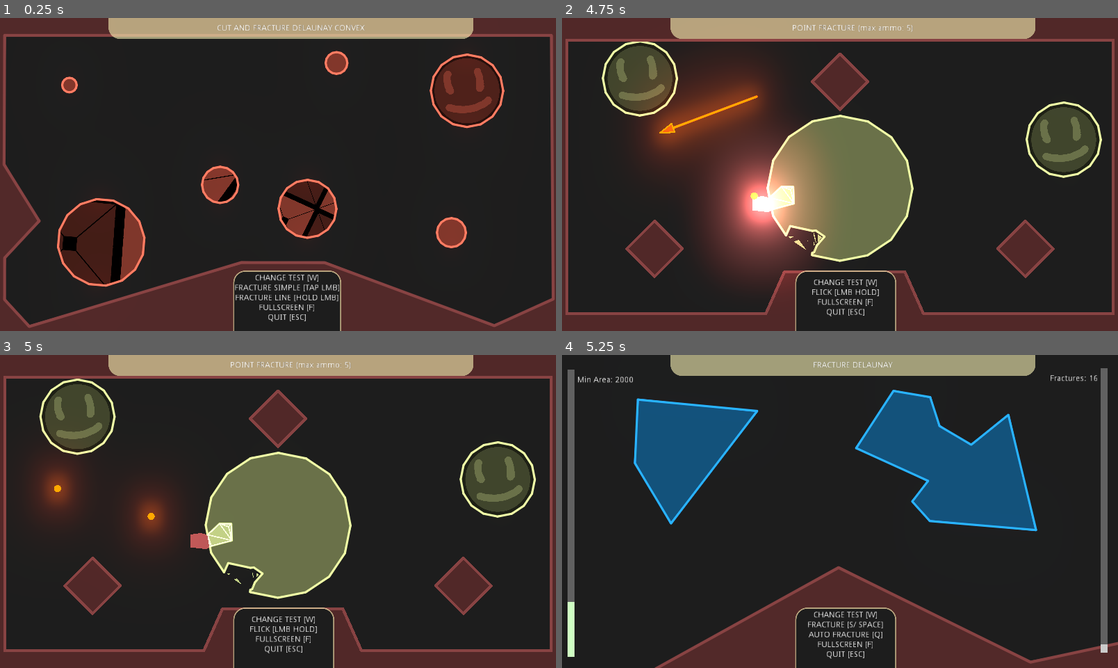
Above: before the commit, frames 1-4 (two rows, left to right).
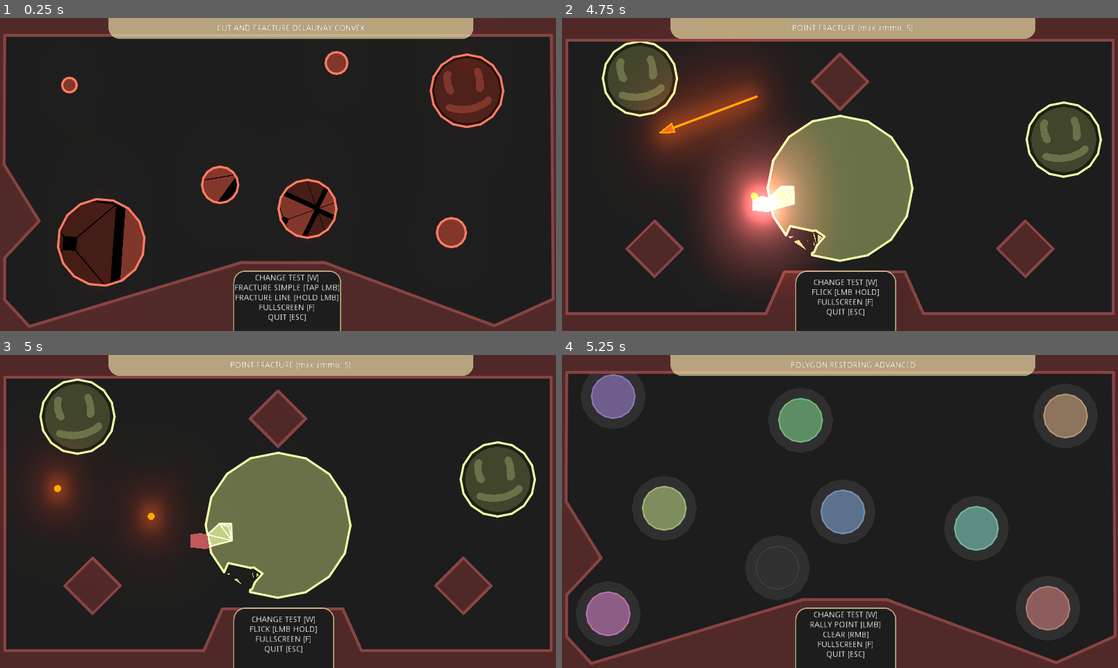
Above: after the commit, the same moments.

Repository: SoloByte/godot-polygon2d-fracture
Game: Godot game, scene res://demo/src/Main.tscn
Same seed, same stepped clock (60 frames per second), same inputs: the game is played once before the commit and once after it.
Inputs (mouse positions are in pixels of both pictures, inside the frame that each line leads up to):
- Up to frame 1 (0.25 s): no input
- Up to frame 2 (4.75 s): move the mouse to (962, 158) at 0.52 s; hold S (fracture) 0.53-1.25 s; click (962, 158) at 0.67 s; drag from (728, 190) to (812, 237) at 1.27 s; move the mouse to (895, 105) at 2.02 s; hold W (change-test) 2.03-2.75 s; click (895, 105) at 2.17 s; tap S (fracture) at 2.3 s; drag from (812, 237) to (673, 127) at 2.77 s; move the mouse to (1006, 221) at 3.52 s; hold S (fracture) 3.53-4.25 s; click (1006, 221) at 3.67 s; drag from (673, 127) to (756, 96) at 4.27 s
- Up to frame 3 (5 s): no input
- Up to frame 4 (5.25 s): move the mouse to (867, 511) at 5.02 s; hold W (change-test) from 5.03 s (still down); click (867, 511) at 5.17 s

Frames 1-3 are identical in both runs. In frame 4, 32% of the frame differs, in the area x 0-100%, y 0-100%.

Commit message:
fixed blob collision system. now works correctly.

Diff:
--- a/demo/src/BlobFracture.gd
+++ b/demo/src/BlobFracture.gd
@@ -1,4 +1,34 @@
 extends Node2D
+
+
+
+
+# MIT License
+# -----------------------------------------------------------------------
+#                       This file is part of:
+#                     GODOT Polygon 2D Fracture
+#           https://github.com/SoloByte/godot-polygon2d-fracture
+# -----------------------------------------------------------------------
+# Copyright (c) 2021 David Grueneis
+#
+# Permission is hereby granted, free of charge, to any person obtaining a copy
+# of this software and associated documentation files (the "Software"), to deal
+# in the Software without restriction, including without limitation the rights
+# to use, copy, modify, merge, publish, distribute, sublicense, and/or sell
+# copies of the Software, and to permit persons to whom the Software is
+# furnished to do so, subject to the following conditions:
+#
+# The above copyright notice and this permission notice shall be included in all
+# copies or substantial portions of the Software.
+#
+# THE SOFTWARE IS PROVIDED "AS IS", WITHOUT WARRANTY OF ANY KIND, EXPRESS OR
+# IMPLIED, INCLUDING BUT NOT LIMITED TO THE WARRANTIES OF MERCHANTABILITY,
+# FITNESS FOR A PARTICULAR PURPOSE AND NONINFRINGEMENT. IN NO EVENT SHALL THE
+# AUTHORS OR COPYRIGHT HOLDERS BE LIABLE FOR ANY CLAIM, DAMAGES OR OTHER
+# LIABILITY, WHETHER IN AN ACTION OF CONTRACT, TORT OR OTHERWISE, ARISING FROM,
+# OUT OF OR IN CONNECTION WITH THE SOFTWARE OR THE USE OR OTHER DEALINGS IN THE
+# SOFTWARE.
+
 
 
 
@@ -29,11 +59,9 @@
 		return
 
 	var dir : Vector2 = (fracture_shard.spawn_pos - fracture_shard.source_global_trans.get_origin()).normalized()
-	instance.spawn(fracture_shard.spawn_pos, fracture_shard.spawn_rot, fracture_shard.source_global_trans.get_scale(), _rng.randf_range(0.5, 2.0))
+	instance.spawn(fracture_shard.spawn_pos, fracture_shard.spawn_rot, fracture_shard.source_global_trans.get_scale(), _rng.randf_range(2.0, 4.0))
 	instance.setPolygon(fracture_shard.centered_shape, color, {})
 	instance.setMass(new_mass)
-#	instance.addForce(dir * 500.0)
-#	instance.addTorque(_rng.randf_range(-2, 2))
 	instance.addForce(dir * fracture_force * p)
 	instance.addTorque(_rng.randf_range(-2, 2) * p)
 
--- a/demo/src/Main.tscn
+++ b/demo/src/Main.tscn
@@ -9,9 +9,10 @@
 [ext_resource path="res://demo/test-scenes/cut-scenes/usable/CutFracture.tscn" type="PackedScene" id=7]
 [ext_resource path="res://demo/WorldEnvironment.tscn" type="PackedScene" id=8]
 [ext_resource path="res://demo/test-scenes/point-fracture/usable/PointFractureScene.tscn" type="PackedScene" id=9]
+[ext_resource path="res://demo/test-scenes/blob-scenes/usable/BlobRestoreAdvScene.tscn" type="PackedScene" id=10]
 
 [node name="Main" type="Node2D"]
 script = ExtResource( 1 )
-test_scenes = [ ExtResource( 7 ), ExtResource( 9 ), ExtResource( 3 ), ExtResource( 5 ), ExtResource( 4 ), ExtResource( 6 ), ExtResource( 2 ) ]
+test_scenes = [ ExtResource( 7 ), ExtResource( 9 ), ExtResource( 10 ), ExtResource( 10 ), ExtResource( 3 ), ExtResource( 5 ), ExtResource( 4 ), ExtResource( 6 ), ExtResource( 2 ) ]
 
 [node name="WorldEnvironment" parent="." instance=ExtResource( 8 )]
--- a/demo/src/blob/Blob.gd
+++ b/demo/src/blob/Blob.gd
@@ -1,5 +1,45 @@
 extends RigidBody2D
 class_name Blob
+
+
+
+
+# MIT License
+# -----------------------------------------------------------------------
+#                       This file is part of:
+#                     GODOT Polygon 2D Fracture
+#           https://github.com/SoloByte/godot-polygon2d-fracture
+# -----------------------------------------------------------------------
+# Copyright (c) 2021 David Grueneis
+#
+# Permission is hereby granted, free of charge, to any person obtaining a copy
+# of this software and associated documentation files (the "Software"), to deal
+# in the Software without restriction, including without limitation the rights
+# to use, copy, modify, merge, publish, distribute, sublicense, and/or sell
+# copies of the Software, and to permit persons to whom the Software is
+# furnished to do so, subject to the following conditions:
+#
+# The above copyright notice and this permission notice shall be included in all
+# copies or substantial portions of the Software.
+#
+# THE SOFTWARE IS PROVIDED "AS IS", WITHOUT WARRANTY OF ANY KIND, EXPRESS OR
+# IMPLIED, INCLUDING BUT NOT LIMITED TO THE WARRANTIES OF MERCHANTABILITY,
+# FITNESS FOR A PARTICULAR PURPOSE AND NONINFRINGEMENT. IN NO EVENT SHALL THE
+# AUTHORS OR COPYRIGHT HOLDERS BE LIABLE FOR ANY CLAIM, DAMAGES OR OTHER
+# LIABILITY, WHETHER IN AN ACTION OF CONTRACT, TORT OR OTHERWISE, ARISING FROM,
+# OUT OF OR IN CONNECTION WITH THE SOFTWARE OR THE USE OR OTHER DEALINGS IN THE
+# SOFTWARE.
+
+
+
+
+
+
+
+
+
+
+
 
 
 signal Died(ref, pos)
@@ -68,13 +108,15 @@
 onready var _line := $Shape/Line2D
 onready var _drop_poly := $DropPoly
 onready var _origin_poly := $OriginPoly
+
 onready var _rng := RandomNumberGenerator.new()
 onready var _target_pos_timer := $TargetPosTimer
 onready var _poly_fracture := PolygonFracture.new()
 onready var _hit_flash_poly := $FlashPolygon
 onready var _hit_flash_anim_player := $AnimationPlayer
 onready var _invincible_timer := $InvincibleTimer
-onready var _invincible_anim_player := $InvincibleAnimPlayer
+
+
 
 func isInvincible() -> bool:
 	return not _invincible_timer.is_stopped()
@@ -187,20 +229,35 @@
 
 
 	if state.get_contact_count() > 0:
-		if target == null:
-			var new_target = state.get_contact_collider_object(_rng.randi_range(0, state.get_contact_count() - 1))
-			setTarget(new_target)
-
+
+		var collisions : Dictionary = {}
+		#filtering the collisions
 		for i in range(state.get_contact_count()):
-			var body = state.get_contact_collider_object(i)
-			if body is RigidBody2D:
-				if body.has_method("damage"):
-					var pos : Vector2 = state.get_contact_collider_position(0)
-					var force : Vector2 = (body.global_position - global_position).normalized() * collision_knockback_force
-					var damage_info : Dictionary = body.damage(collision_damage, pos, force, collision_knockback_time, self, getCurColor())
-
-
-
+			var id = state.get_contact_collider_id(i)
+			if collisions.has(id):
+				var shape = state.get_contact_collider_shape(i)
+				collisions[id].shapes.append(shape)
+			else:
+				var body = state.get_contact_collider_object(i)
+				var shape = state.get_contact_collider_shape(i)
+				var pos = state.get_contact_collider_position(i)
+				collisions[id] = {"body" : body, "shapes" : [shape], "pos" : pos}
+
+
+		var count : int = collisions.values().size()
+		if target == null and count > 0:
+			if count == 1:
+				setTarget(collisions.values()[0].body)
+			else:
+				var rand_index : int = _rng.randi_range(0, count - 1)
+				setTarget(collisions.values()[rand_index].body)
+
+
+		for col in collisions.values():
+			if col.body is RigidBody2D:
+				if col.body.has_method("damage"):
+					var force : Vector2 = (col.body.global_position - global_position).normalized() * collision_knockback_force
+					col.body.call_deferred("damage", collision_damage, col.pos, force, collision_knockback_time, self, getCurColor())
 
 	var input := Vector2.ZERO
 
@@ -262,7 +319,7 @@
 	var percent_cut : float = 0.0
 	var cut_shape : PoolVector2Array = _poly_fracture.generateRandomPolygon(damage, Vector2(12,72), Vector2.ZERO)
 	var cut_shape_area : float = PolygonLib.getPolygonArea(cut_shape)
-	emit_signal("Damaged", self, point, cut_shape, damage_color, 1.0)
+	emit_signal("Damaged", self, point, cut_shape, damage_color, 5.0)
 #	spawnShapeVisualizer(point, 0.0, cut_shape, damage_color, 1.0)
 	var fracture_info : Dictionary = _poly_fracture.cutFracture(_polygon.get_polygon(), cut_shape, get_global_transform(), Transform2D(0.0, point), start_area * shape_area_percent, 200, 50, fractures)
 
@@ -309,7 +366,6 @@
 		_drop_poly.modulate.a = lerp(0.2, 0.7, 1.0 - getHealthPercent())
 
 		_invincible_timer.start(invincible_time)
-		_invincible_anim_player.play("blink")
 		if hasRegeneration():
 			if canRegenerate():
 				var rand_time : float = _rng.randf_range(abs(regeneration_interval_range.x), abs(regeneration_interval_range.y))
@@ -319,28 +375,6 @@
 					applyColor(regeneration_color)
 
 	return {"percent_cut" : percent_cut , "dead" : isDead()}
-
-
-#func spawnShapeVisualizer(pos : Vector2, rot : float, shape : PoolVector2Array, color : Color, fade_speed : float) -> void:
-#	var instance = PoolServer.getInstance("shape-visualizer")
-#	if instance:
-#		instance.setPolygon(shape)
-#		instance.spawn(pos, rot, color, fade_speed)
-
-
-#func spawnFractureBody(fracture_shard : Dictionary, new_mass : float, p : float = 1.0) -> void:
-#	var instance = PoolServer.getInstance("fracture-shards")
-#	if not instance:
-#		return
-#
-#
-#	#fracture shard variant
-#	var dir : Vector2 = (fracture_shard.spawn_pos - fracture_shard.source_global_trans.get_origin()).normalized()
-#	instance.spawn(fracture_shard.spawn_pos, fracture_shard.spawn_rot, fracture_shard.source_global_trans.get_scale(), _rng.randf_range(0.5, 2.0))
-#	instance.setPolygon(fracture_shard.centered_shape, getCurColor())
-#	instance.setMass(new_mass)
-#	instance.addForce(dir * fracture_force * p)
-#	instance.addTorque(_rng.randf_range(-2, 2) * p)
 
 
 func setNewTargetPos() -> void:
@@ -443,7 +477,3 @@
 
 func On_Regeneration_Timer_Timeout() -> void:
 	heal(regeneration_amount)
-
-
-func _on_InvincibleTimer_timeout() -> void:
-	_invincible_anim_player.stop(true)
--- a/demo/src/blob/Blob.tscn
+++ b/demo/src/blob/Blob.tscn
@@ -51,7 +51,7 @@
 tracks/3/interp = 1
 tracks/3/loop_wrap = true
 tracks/3/imported = false
-tracks/3/enabled = true
+tracks/3/enabled = false
 tracks/3/keys = {
 "times": PoolRealArray( 0, 0.35 ),
 "transitions": PoolRealArray( 1, 1 ),
@@ -104,7 +104,7 @@
 tracks/3/interp = 1
 tracks/3/loop_wrap = true
 tracks/3/imported = false
-tracks/3/enabled = true
+tracks/3/enabled = false
 tracks/3/keys = {
 "times": PoolRealArray( 0, 0.35 ),
 "transitions": PoolRealArray( 1, 1 ),
@@ -157,30 +157,12 @@
 tracks/3/interp = 1
 tracks/3/loop_wrap = true
 tracks/3/imported = false
-tracks/3/enabled = true
+tracks/3/enabled = false
 tracks/3/keys = {
 "times": PoolRealArray( 0, 0.35 ),
 "transitions": PoolRealArray( 1, 1 ),
 "update": 0,
 "values": [ Color( 1, 1, 1, 1 ), Color( 1, 1, 1, 1 ) ]
-}
-
-[sub_resource type="Animation" id=5]
-resource_name = "blink"
-length = 0.5
-loop = true
-step = 0.05
-tracks/0/type = "value"
-tracks/0/path = NodePath("Shape:modulate")
-tracks/0/interp = 1
-tracks/0/loop_wrap = true
-tracks/0/imported = false
-tracks/0/enabled = true
-tracks/0/keys = {
-"times": PoolRealArray( 0, 0.25, 0.5 ),
-"transitions": PoolRealArray( 1, 1, 1 ),
-"update": 0,
-"values": [ Color( 1, 1, 1, 1 ), Color( 1, 1, 1, 0 ), Color( 1, 1, 1, 1 ) ]
 }
 
 [node name="Blob" type="RigidBody2D"]
@@ -190,7 +172,7 @@
 mass = 10.0
 physics_material_override = SubResource( 1 )
 gravity_scale = 0.0
-contacts_reported = 1
+contacts_reported = 12
 contact_monitor = true
 can_sleep = false
 linear_damp = 2.0
@@ -214,7 +196,7 @@
 color = Color( 0.772549, 0.772549, 0.772549, 1 )
 
 [node name="Line2D" type="Line2D" parent="Shape"]
-width = 2.0
+width = 4.0
 default_color = Color( 1, 1, 1, 1 )
 joint_mode = 2
 begin_cap_mode = 2
@@ -223,7 +205,7 @@
 
 [node name="FlashPolygon" type="Polygon2D" parent="."]
 scale = Vector2( 1.1, 1.1 )
-color = Color( 1, 1.25, 1, 1 )
+color = Color( 1, 0.635294, 0.635294, 1 )
 
 [node name="TargetPosTimer" type="Timer" parent="."]
 one_shot = true
@@ -236,8 +218,4 @@
 [node name="InvincibleTimer" type="Timer" parent="."]
 one_shot = true
 
-[node name="InvincibleAnimPlayer" type="AnimationPlayer" parent="."]
-anims/blink = SubResource( 5 )
-
 [connection signal="timeout" from="TargetPosTimer" to="." method="_on_TargetPosTimer_timeout"]
-[connection signal="timeout" from="InvincibleTimer" to="." method="_on_InvincibleTimer_timeout"]
--- a/demo/src/circle-cast/CircleCast.gd
+++ b/demo/src/circle-cast/CircleCast.gd
@@ -1,5 +1,34 @@
 extends Node2D
 class_name CircleCast
+
+
+
+
+# MIT License
+# -----------------------------------------------------------------------
+#                       This file is part of:
+#                     GODOT Polygon 2D Fracture
+#           https://github.com/SoloByte/godot-polygon2d-fracture
+# -----------------------------------------------------------------------
+# Copyright (c) 2021 David Grueneis
+#
+# Permission is hereby granted, free of charge, to any person obtaining a copy
+# of this software and associated documentation files (the "Software"), to deal
+# in the Software without restriction, including without limitation the rights
+# to use, copy, modify, merge, publish, distribute, sublicense, and/or sell
+# copies of the Software, and to permit persons to whom the Software is
+# furnished to do so, subject to the following conditions:
+#
+# The above copyright notice and this permission notice shall be included in all
+# copies or substantial portions of the Software.
+#
+# THE SOFTWARE IS PROVIDED "AS IS", WITHOUT WARRANTY OF ANY KIND, EXPRESS OR
+# IMPLIED, INCLUDING BUT NOT LIMITED TO THE WARRANTIES OF MERCHANTABILITY,
+# FITNESS FOR A PARTICULAR PURPOSE AND NONINFRINGEMENT. IN NO EVENT SHALL THE
+# AUTHORS OR COPYRIGHT HOLDERS BE LIABLE FOR ANY CLAIM, DAMAGES OR OTHER
+# LIABILITY, WHETHER IN AN ACTION OF CONTRACT, TORT OR OTHERWISE, ARISING FROM,
+# OUT OF OR IN CONNECTION WITH THE SOFTWARE OR THE USE OR OTHER DEALINGS IN THE
+# SOFTWARE.
 
 
 
--- a/demo/src/healing-aura/HealingAura.gd
+++ b/demo/src/healing-aura/HealingAura.gd
@@ -1,4 +1,35 @@
 extends Node2D
+
+
+
+
+# MIT License
+# -----------------------------------------------------------------------
+#                       This file is part of:
+#                     GODOT Polygon 2D Fracture
+#           https://github.com/SoloByte/godot-polygon2d-fracture
+# -----------------------------------------------------------------------
+# Copyright (c) 2021 David Grueneis
+#
+# Permission is hereby granted, free of charge, to any person obtaining a copy
+# of this software and associated documentation files (the "Software"), to deal
+# in the Software without restriction, including without limitation the rights
+# to use, copy, modify, merge, publish, distribute, sublicense, and/or sell
+# copies of the Software, and to permit persons to whom the Software is
+# furnished to do so, subject to the following conditions:
+#
+# The above copyright notice and this permission notice shall be included in all
+# copies or substantial portions of the Software.
+#
+# THE SOFTWARE IS PROVIDED "AS IS", WITHOUT WARRANTY OF ANY KIND, EXPRESS OR
+# IMPLIED, INCLUDING BUT NOT LIMITED TO THE WARRANTIES OF MERCHANTABILITY,
+# FITNESS FOR A PARTICULAR PURPOSE AND NONINFRINGEMENT. IN NO EVENT SHALL THE
+# AUTHORS OR COPYRIGHT HOLDERS BE LIABLE FOR ANY CLAIM, DAMAGES OR OTHER
+# LIABILITY, WHETHER IN AN ACTION OF CONTRACT, TORT OR OTHERWISE, ARISING FROM,
+# OUT OF OR IN CONNECTION WITH THE SOFTWARE OR THE USE OR OTHER DEALINGS IN THE
+# SOFTWARE.
+
+
 
 
 
--- a/demo/test-scenes/blob-scenes/usable/BlobRestoreAdvScene.tscn
+++ b/demo/test-scenes/blob-scenes/usable/BlobRestoreAdvScene.tscn
@@ -6,171 +6,174 @@
 [node name="BlobRestoreAdvScene" instance=ExtResource( 1 )]
 
 [node name="Blob" parent="BlobFracture/BlobParent" index="0" instance=ExtResource( 2 )]
-contacts_reported = 12
 invincible_time = 0.2
 color_default = Color( 0.47451, 0.576471, 0.721569, 1 )
-radius = 100.0
+radius = 150.0
 shape_area_percent = 0.2
 fractures = 3
-fracture_force = 500.0
-collision_damage = Vector2( 35, 70 )
-collision_knockback_force = 100000.0
-collision_knockback_time = 0.5
+fracture_force = 300.0
+collision_damage = Vector2( 40, 150 )
+collision_knockback_force = 150000.0
+collision_knockback_time = 3.0
 target_pos_interval_range = Vector2( 2, 4 )
 keep_distance_range = Vector2( 0, 250 )
 max_speed = 750.0
 accel = 1500.0
 decel = 200.0
-regeneration_interval_range = Vector2( 1, 2 )
+regeneration_interval_range = Vector2( 2, 3 )
+regeneration_amount = 25.0
 
 [node name="Blob2" parent="BlobFracture/BlobParent" index="1" instance=ExtResource( 2 )]
 position = Vector2( -1579.27, -808.661 )
-contacts_reported = 12
 invincible_time = 0.2
 color_default = Color( 0.568627, 0.47451, 0.721569, 1 )
-radius = 100.0
+radius = 150.0
 shape_area_percent = 0.2
 fractures = 3
-fracture_force = 500.0
-collision_damage = Vector2( 35, 70 )
-collision_knockback_force = 100000.0
-collision_knockback_time = 0.5
+fracture_force = 300.0
+collision_damage = Vector2( 40, 150 )
+collision_knockback_force = 150000.0
+collision_knockback_time = 3.0
 target_pos_interval_range = Vector2( 2, 4 )
 keep_distance_range = Vector2( 0, 250 )
 max_speed = 500.0
 accel = 1500.0
 decel = 200.0
-regeneration_interval_range = Vector2( 1, 2 )
+regeneration_interval_range = Vector2( 2, 3 )
+regeneration_amount = 25.0
 
 [node name="Blob3" parent="BlobFracture/BlobParent" index="2" instance=ExtResource( 2 )]
 position = Vector2( -1617.32, 718.281 )
-contacts_reported = 12
 invincible_time = 0.2
 color_default = Color( 0.721569, 0.47451, 0.682353, 1 )
-radius = 100.0
+radius = 150.0
 shape_area_percent = 0.2
 fractures = 3
-fracture_force = 500.0
-collision_damage = Vector2( 35, 70 )
-collision_knockback_force = 100000.0
-collision_knockback_time = 0.5
+fracture_force = 300.0
+collision_damage = Vector2( 40, 150 )
+collision_knockback_force = 150000.0
+collision_knockback_time = 3.0
 target_pos_interval_range = Vector2( 2, 4 )
 keep_distance_range = Vector2( 0, 250 )
 max_speed = 500.0
 accel = 1500.0
 decel = 200.0
-regeneration_interval_range = Vector2( 1, 2 )
+regeneration_interval_range = Vector2( 2, 3 )
+regeneration_amount = 25.0
 
 [node name="Blob4" parent="BlobFracture/BlobParent" index="3" instance=ExtResource( 2 )]
 position = Vector2( 1446.08, 684.983 )
-contacts_reported = 12
 invincible_time = 0.2
 color_default = Color( 0.721569, 0.47451, 0.47451, 1 )
-radius = 100.0
+radius = 150.0
 shape_area_percent = 0.2
 fractures = 3
-fracture_force = 500.0
-collision_damage = Vector2( 35, 70 )
-collision_knockback_force = 100000.0
-collision_knockback_time = 0.5
+fracture_force = 300.0
+collision_damage = Vector2( 40, 150 )
+collision_knockback_force = 150000.0
+collision_knockback_time = 3.0
 target_pos_interval_range = Vector2( 2, 4 )
 keep_distance_range = Vector2( 0, 250 )
 max_speed = 500.0
 accel = 1500.0
 decel = 200.0
-regeneration_interval_range = Vector2( 1, 2 )
+regeneration_interval_range = Vector2( 2, 3 )
+regeneration_amount = 25.0
 
 [node name="Blob5" parent="BlobFracture/BlobParent" index="4" instance=ExtResource( 2 )]
 position = Vector2( 1569.75, -675.47 )
-contacts_reported = 12
 invincible_time = 0.2
 color_default = Color( 0.721569, 0.592157, 0.47451, 1 )
-radius = 100.0
+radius = 150.0
 shape_area_percent = 0.2
 fractures = 3
-fracture_force = 500.0
-collision_damage = Vector2( 35, 70 )
-collision_knockback_force = 100000.0
-collision_knockback_time = 0.5
+fracture_force = 300.0
+collision_damage = Vector2( 40, 150 )
+collision_knockback_force = 150000.0
+collision_knockback_time = 3.0
 target_pos_interval_range = Vector2( 2, 4 )
 keep_distance_range = Vector2( 0, 250 )
 max_speed = 500.0
 accel = 1500.0
 decel = 200.0
-regeneration_interval_range = Vector2( 1, 2 )
+regeneration_interval_range = Vector2( 2, 3 )
+regeneration_amount = 25.0
 
 [node name="Blob6" parent="BlobFracture/BlobParent" index="5" instance=ExtResource( 2 )]
 position = Vector2( -1232.02, -14.2706 )
-contacts_reported = 12
 invincible_time = 0.2
 color_default = Color( 0.643137, 0.721569, 0.47451, 1 )
-radius = 100.0
+radius = 150.0
 shape_area_percent = 0.2
 fractures = 3
-fracture_force = 500.0
-collision_damage = Vector2( 35, 70 )
-collision_knockback_force = 100000.0
-collision_knockback_time = 0.5
+fracture_force = 300.0
+collision_damage = Vector2( 40, 150 )
+collision_knockback_force = 150000.0
+collision_knockback_time = 3.0
 target_pos_interval_range = Vector2( 2, 4 )
 keep_distance_range = Vector2( 0, 250 )
 max_speed = 500.0
 accel = 1500.0
 decel = 200.0
-regeneration_interval_range = Vector2( 1, 2 )
+regeneration_interval_range = Vector2( 2, 3 )
+regeneration_amount = 25.0
 
 [node name="Blob7" parent="BlobFracture/BlobParent" index="6" instance=ExtResource( 2 )]
 position = Vector2( -256.868, -642.172 )
-contacts_reported = 12
 invincible_time = 0.2
 color_default = Color( 0.47451, 0.721569, 0.501961, 1 )
-radius = 100.0
+radius = 150.0
 shape_area_percent = 0.2
 fractures = 3
-fracture_force = 500.0
-collision_damage = Vector2( 35, 70 )
-collision_knockback_force = 100000.0
-collision_knockback_time = 0.5
+fracture_force = 300.0
+collision_damage = Vector2( 40, 150 )
+collision_knockback_force = 150000.0
+collision_knockback_time = 3.0
 target_pos_interval_range = Vector2( 2, 4 )
 keep_distance_range = Vector2( 0, 250 )
 max_speed = 500.0
 accel = 1500.0
 decel = 200.0
-regeneration_interval_range = Vector2( 1, 2 )
+regeneration_interval_range = Vector2( 2, 3 )
+regeneration_amount = 25.0
 
 [node name="Blob8" parent="BlobFracture/BlobParent" index="7" instance=ExtResource( 2 )]
 position = Vector2( 960.879, 109.407 )
-contacts_reported = 12
 invincible_time = 0.2
 color_default = Color( 0.47451, 0.721569, 0.662745, 1 )
-radius = 100.0
+radius = 150.0
 shape_area_percent = 0.2
 fractures = 3
-fracture_force = 500.0
-collision_damage = Vector2( 35, 70 )
-collision_knockback_force = 100000.0
-collision_knockback_time = 0.5
+fracture_force = 300.0
+collision_damage = Vector2( 40, 150 )
+collision_knockback_force = 150000.0
+collision_knockback_time = 3.0
 target_pos_interval_range = Vector2( 2, 4 )
 keep_distance_range = Vector2( 0, 250 )
 max_speed = 500.0
 accel = 1500.0
 decel = 200.0
-regeneration_interval_range = Vector2( 1, 2 )
+regeneration_interval_range = Vector2( 2, 3 )
+regeneration_amount = 25.0
 
 [node name="Blob9" parent="BlobFracture/BlobParent" index="8" instance=ExtResource( 2 )]
 position = Vector2( -451.898, 390.06 )
-contacts_reported = 12
 invincible_time = 0.2
 color_default = Color( 0.247059, 0.247059, 0.247059, 1 )
-radius = 100.0
+radius = 150.0
 shape_area_percent = 0.2
 fractures = 3
-fracture_force = 500.0
-collision_damage = Vector2( 35, 70 )
-collision_knockback_force = 100000.0
-collision_knockback_time = 0.5
+fracture_force = 300.0
+collision_damage = Vector2( 40, 150 )
+collision_knockback_force = 150000.0
+collision_knockback_time = 3.0
 target_pos_interval_range = Vector2( 2, 4 )
 keep_distance_range = Vector2( 0, 250 )
 max_speed = 500.0
 accel = 1500.0
 decel = 200.0
-regeneration_interval_range = Vector2( 1, 2 )
+regeneration_interval_range = Vector2( 2, 3 )
+regeneration_amount = 25.0
+
+[node name="Title" parent="CanvasLayer" index="0"]
+text = "POLYGON RESTORING ADVANCED"
Not shown: 1 places in demo/src/Main.tscn that only renumber resources
Not shown: 1 places in demo/src/blob/Blob.tscn that only renumber resources
